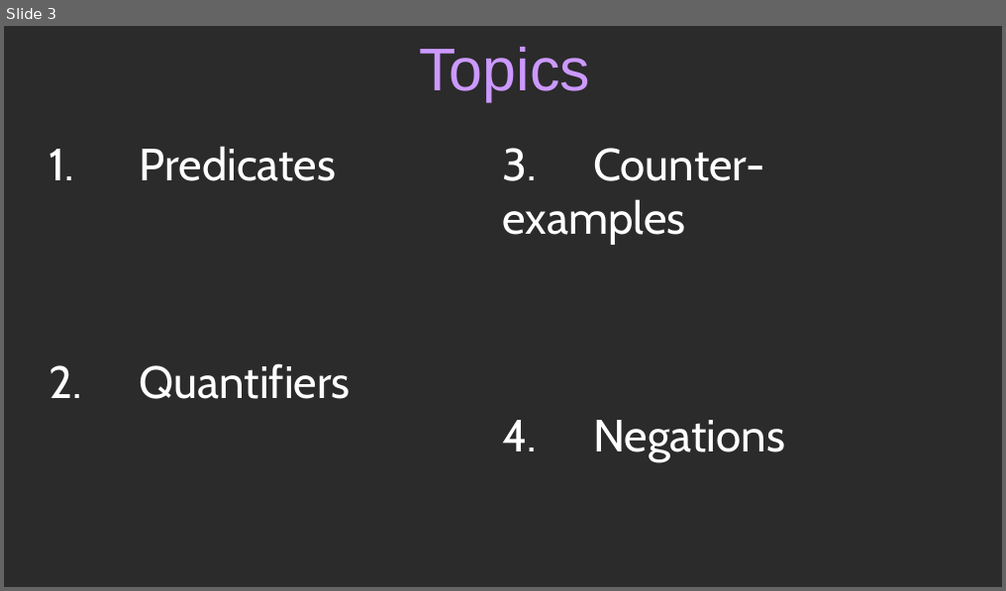
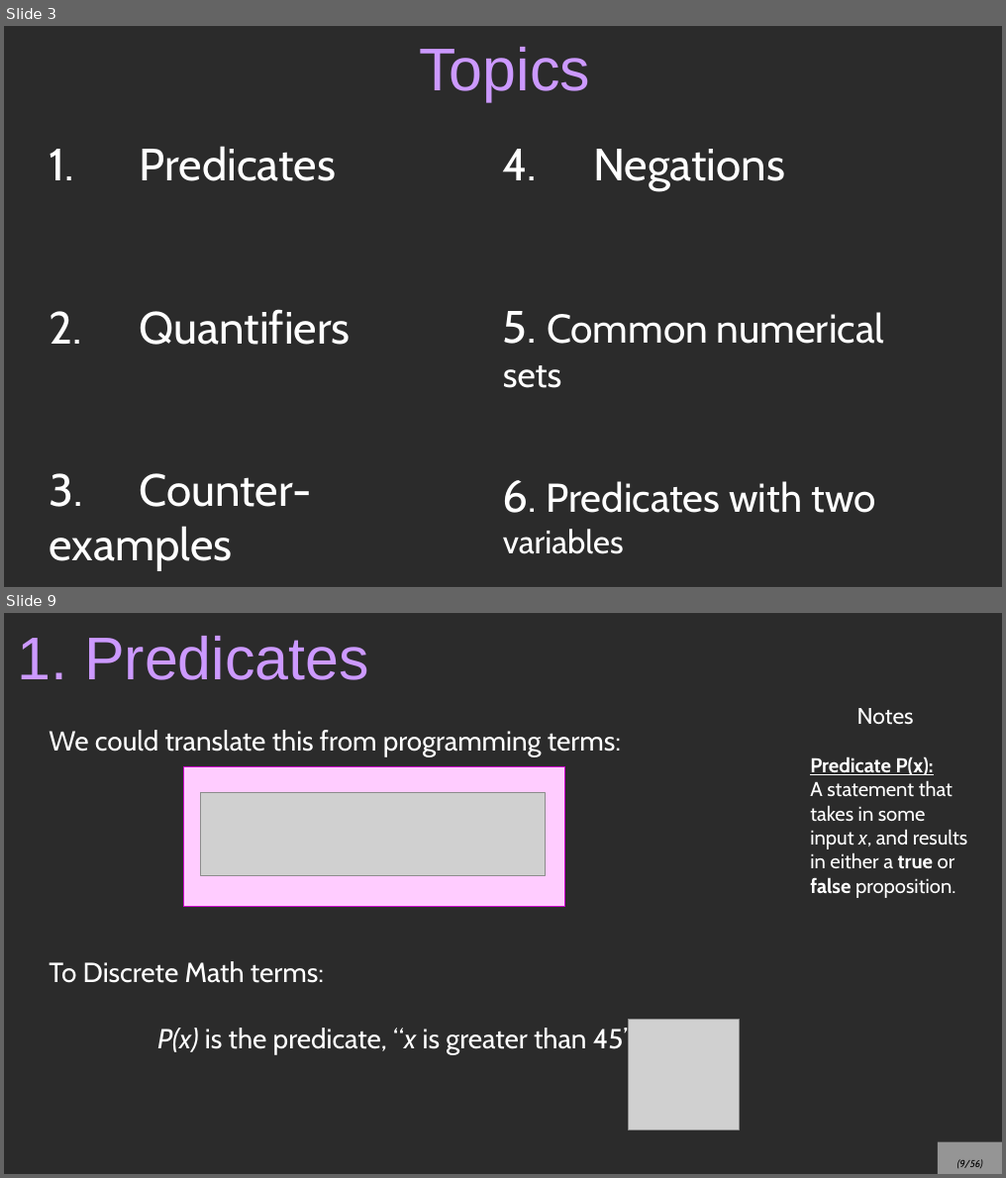
Before and after one commit to nguyenchithien/CS210-Discrete-Structures, a slide deck: Lectures/4_Predicates.odp. Shown one above the other, each under a label of ours: slide 3 before the commit, slides 3 and 9 after it; the slides between them are not shown. The pictures are 1006x591 and 1006x1178 pixels, drawn with LibreOffice and Linux fonts; fonts in the diff are those of the drawing; grey boxes stand for pictures; background and template pictures are left out; a plain dark background stands for a picture behind light text. Boxes give left, top, right and bottom in pixels: in the first picture for what was removed or moved away, otherwise in the second. Text is boxed around its words. In the diff, an @@ line names an element or a change of style, - is before the commit and + after.

Commit message:
Lecture about predicates done

```diff
--- a/Lectures/4_Predicates.odp
+++ b/Lectures/4_Predicates.odp
@@ slide 9 added at [4,613,1002,1174], background picture (left out) @@
@@ title added at [18,636,369,680], 48 pt, text #CC99FF @@
+1. Predicates
@@ text added at [49,730,636,1056], 22 pt, text #FFFFFF @@
+We could translate this from programming terms:
+To Discrete Math terms:
+P(x) is the predicate, “x is greater than 45”.
@@ text added at [857,708,914,725], 18 pt, text #FFFFFF @@
+Notes
@@ text added at [810,757,968,898], 16 pt, text #FFFFFF @@
+Predicate P(x):
+A statement that takes in some input x, and results in either a true or false proposition.
@@ rectangle added at [183,767,564,907], fill #FFCCFF, outline #CC00CC 0 pt @@
@@ picture added at [200,793,546,875] @@
@@ picture added at [629,1020,740,1130] @@
@@ page number added at [938,1143,1002,1174], fill #FFFFFF at 50% opacity, 8 pt, text #000000, italic @@
+(9/56)
@@ slide 3 changed as well @@
@@ text at [503,148,764,245]: paragraph removed @@
-3. Counter-examples
@@ text at [503,311,885,555]: paragraphs added @@
+5. Common numerical sets
+6. Predicates with two variables
@@ text at [49,473,311,571]: paragraph added @@
+3. Counter-examples
```
Also in this commit, not shown: 1 other slide changed, 53 other slides added, 3 slides removed, 1 other file.
